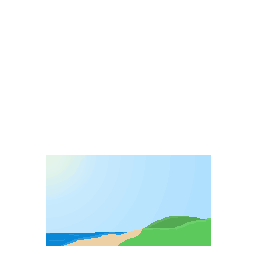
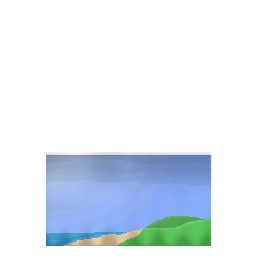
The second 256px x 256px image is a revision of the first. Changes to its layers:
added layer "Layer 2" above "Layer 3" over [left=44, top=152, right=212, bottom=246]
added layer "Layer 3" (50%) above "Layer 1" over [left=46, top=65, right=168, bottom=240]
painted on "Layer 1" over [left=45, top=155, right=211, bottom=246]
